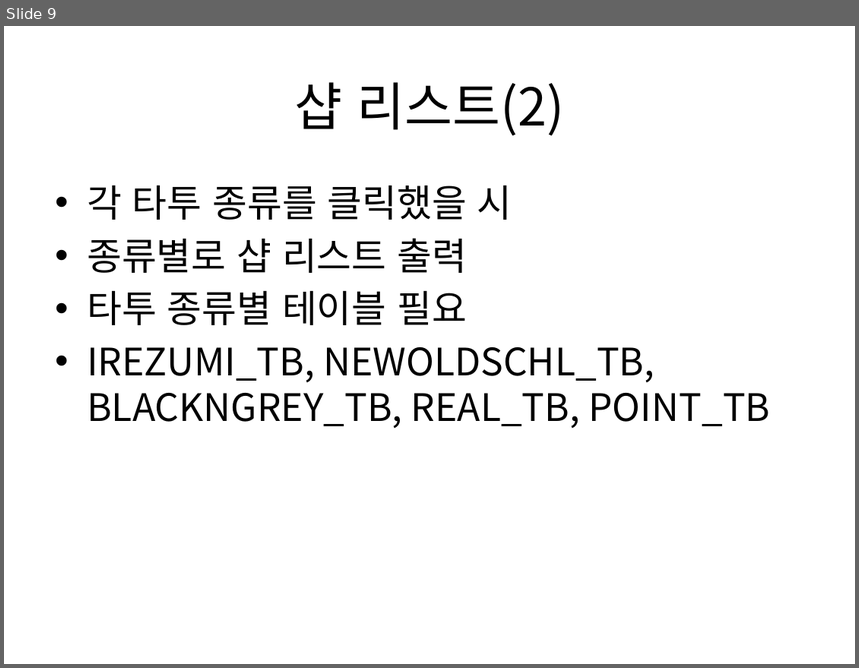
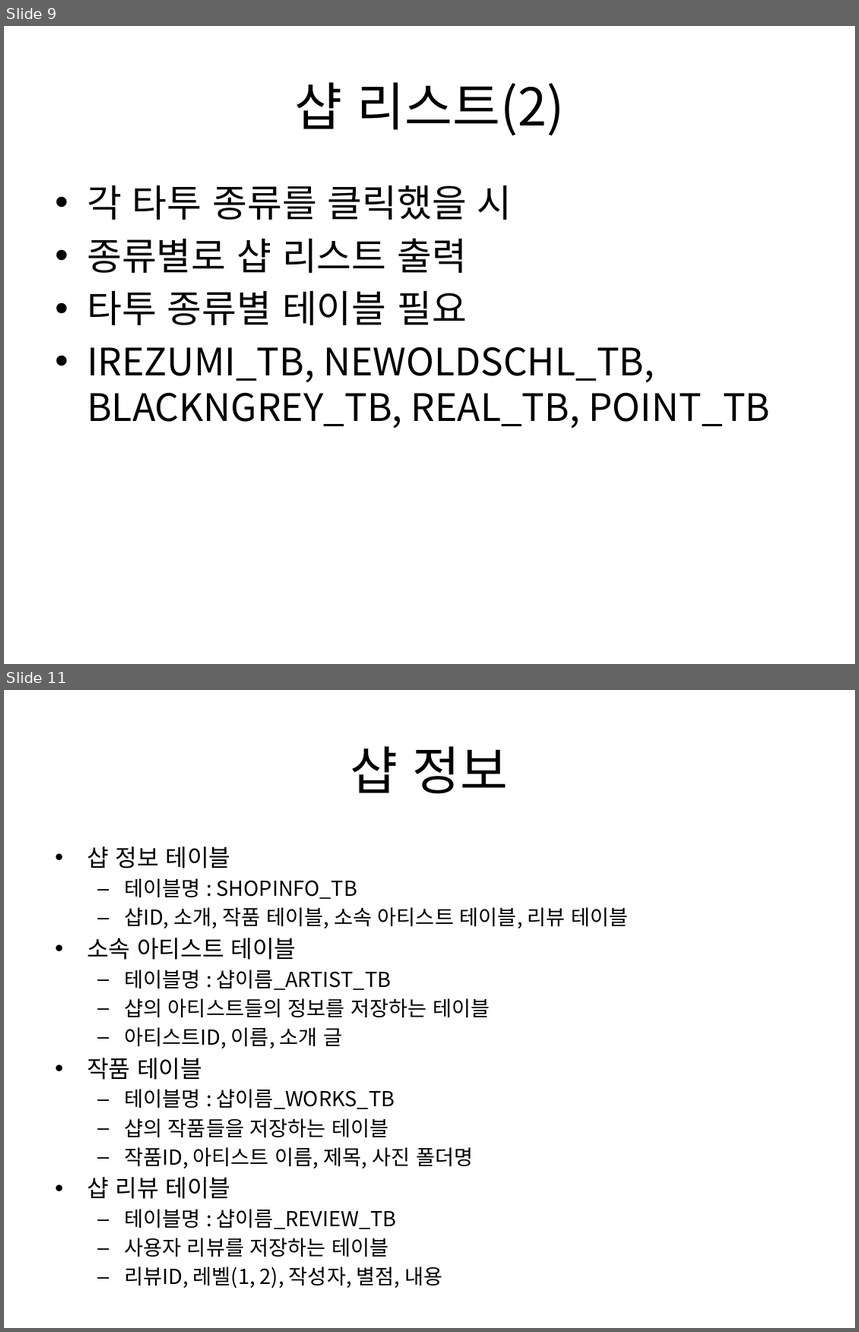
Before and after one commit to kurodari/ttm, a slide deck: docs/ttm DB설계.pptx. Shown one above the other, each under a label of ours: slide 9 before the commit, slides 9 and 11 after it; the slides between them are not shown. The pictures are 859x668 and 859x1332 pixels, drawn with LibreOffice and Linux fonts; fonts in the diff are those of the drawing. Boxes give left, top, right and bottom in pixels: in the first picture for what was removed or moved away, otherwise in the second. Text is boxed around its words. In the diff, an @@ line names an element or a change of style, - is before the commit and + after.

Commit message:
샵리스트 DB 추가, 자잘한 수정

```diff
--- a/docs/ttm DB설계.pptx
+++ b/docs/ttm DB설계.pptx
@@ slide 11 added at (x1=4, y1=690, x2=855, y2=1328), background #FFFFFF @@
@@ title added at (x1=351, y1=746, x2=509, y2=794), 44 pt, text #000000 @@
+샵 정보
@@ text added at (x1=87, y1=847, x2=629, y2=1257), 17.5 pt, text #000000 @@
+• 샵 정보 테이블
+  – 테이블명 : SHOPINFO_TB
+  – 샵ID, 소개, 작품 테이블, 소속 아티스트 테이블, 리뷰 테이블
+• 소속 아티스트 테이블
+  – 테이블명 : 샵이름_ARTIST_TB
+  – 샵의 아티스트들의 정보를 저장하는 테이블
+  – 아티스트ID, 이름, 소개 글
+• 작품 테이블
+  – 테이블명 : 샵이름_WORKS_TB
+  – 샵의 작품들을 저장하는 테이블
+  – 작품ID, 아티스트 이름, 제목, 사진 폴더명
+• 샵 리뷰 테이블
+  – 테이블명 : 샵이름_REVIEW_TB
+  – 사용자 리뷰를 저장하는 테이블
+  – 리뷰ID, 레벨(1, 2), 작성자, 별점, 내용
```
Also in this commit, not shown: 2 slides changed.
